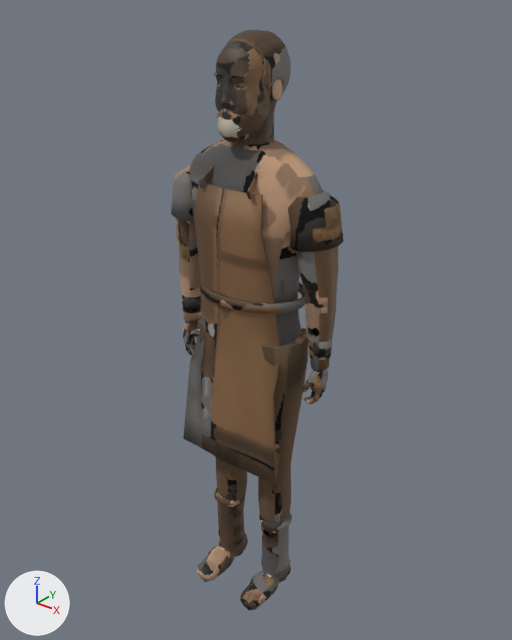
Before and after pictures for a commit that changed the Blender file models/src/npc-blacksmith.blend.
The view is the same before and after, from a camera (50 mm lens) standing at (1.212, -1.494, 1.927) and looking at (-0.004, 0.026, 0.985). Every picture has the same lights, and +X, +Y and +Z are marked at lower left. The picture after the commit comes second.

In view in the first picture: 'NPC_Blacksmith'.
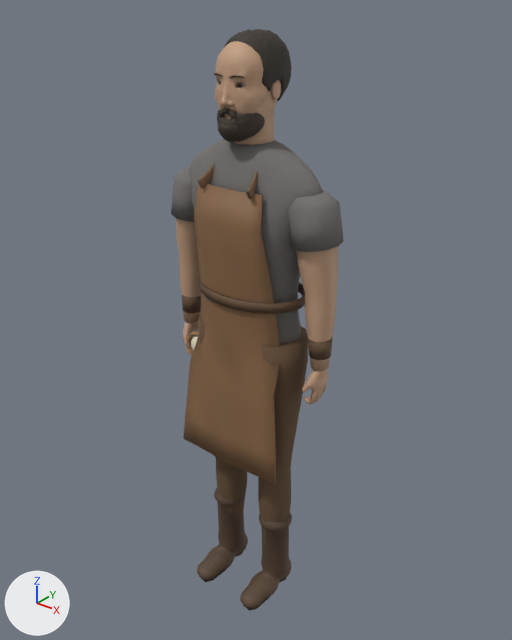
What differs and where, as boxes [x1, y1, x2, y2] in the pictures (512 x 640 px):
'NPC_Blacksmith', reshaped: before [171, 30, 344, 611]; after [171, 29, 344, 611]
part 1 of me_blacksmith_mesh, reshaped: before [214, 30, 291, 137]; after [214, 29, 291, 138]
part 2 of me_blacksmith_mesh, surface changed: [174, 30, 344, 611] in both

Edits to the bpy script that builds the scene:
```text
Change me_blacksmith_mesh:
    used by ob_npc_blacksmith; location = (0.0, 0.0, 0.0)
    remove me_blacksmith_mesh.from_pydata(...)  # 8528 vertices, 11058 faces; spans x -0.29..0.29, y -0.17..0.12, z 0.0..1.8
    add me_blacksmith_mesh.from_pydata(...)  # 11595 vertices, 14662 faces; spans x -0.29..0.29, y -0.17..0.12, z 0.0..1.81
    me_blacksmith_mesh part 1: 279 vertices moved within x -0.08..0.08, y -0.1..0.12, z 1.55..1.78; 223 vertices removed from x -0.08..0.08, y -0.11..0.12, z 1.54..1.8; 3290 vertices added at x -0.09..0.09, y -0.11..0.12, z 1.54..1.81
    me_blacksmith_mesh part 2: 8292 kept faces spanning x -0.29..0.29, y -0.17..0.12, z 0.0..1.81 get new texture (UV) coordinates
```
